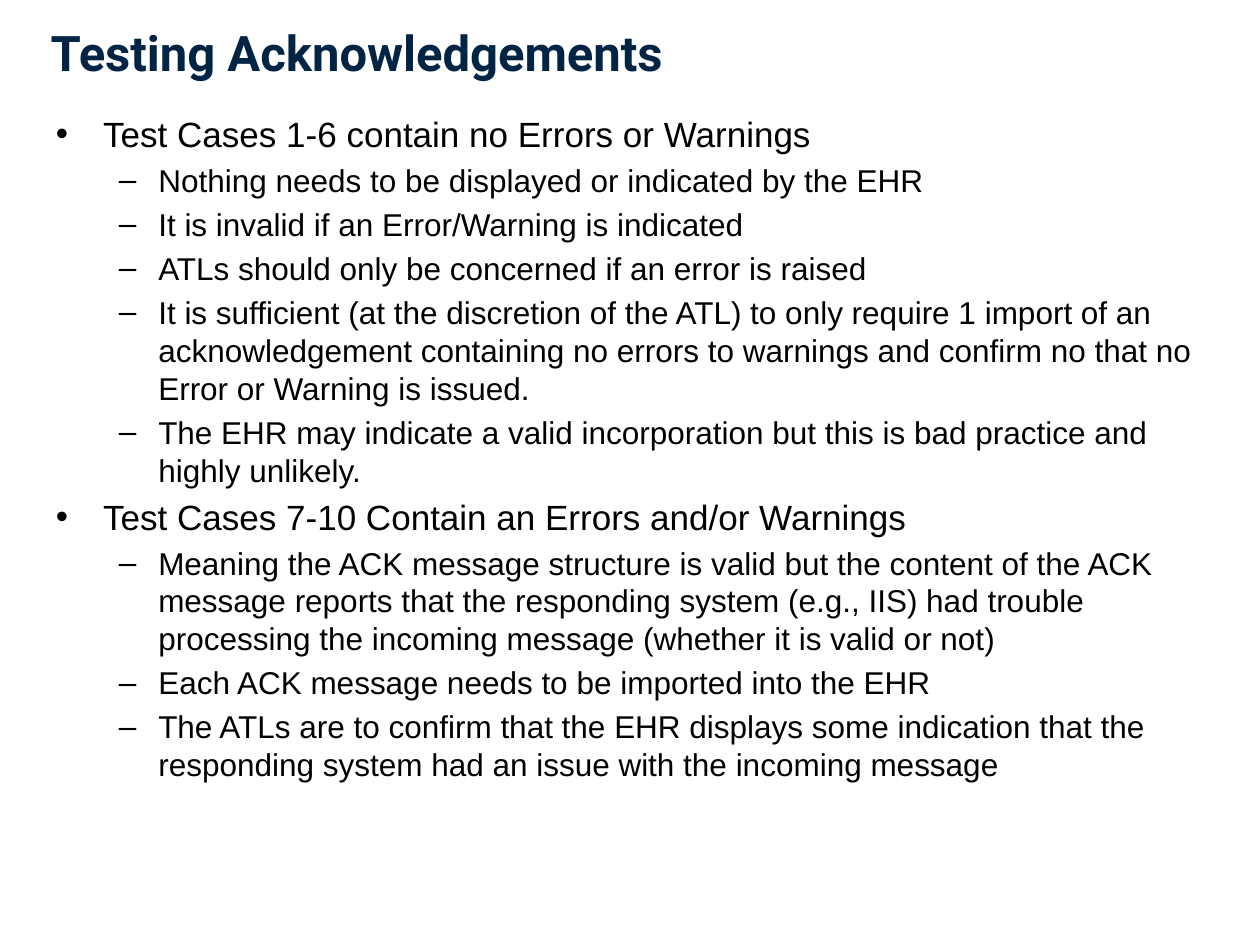
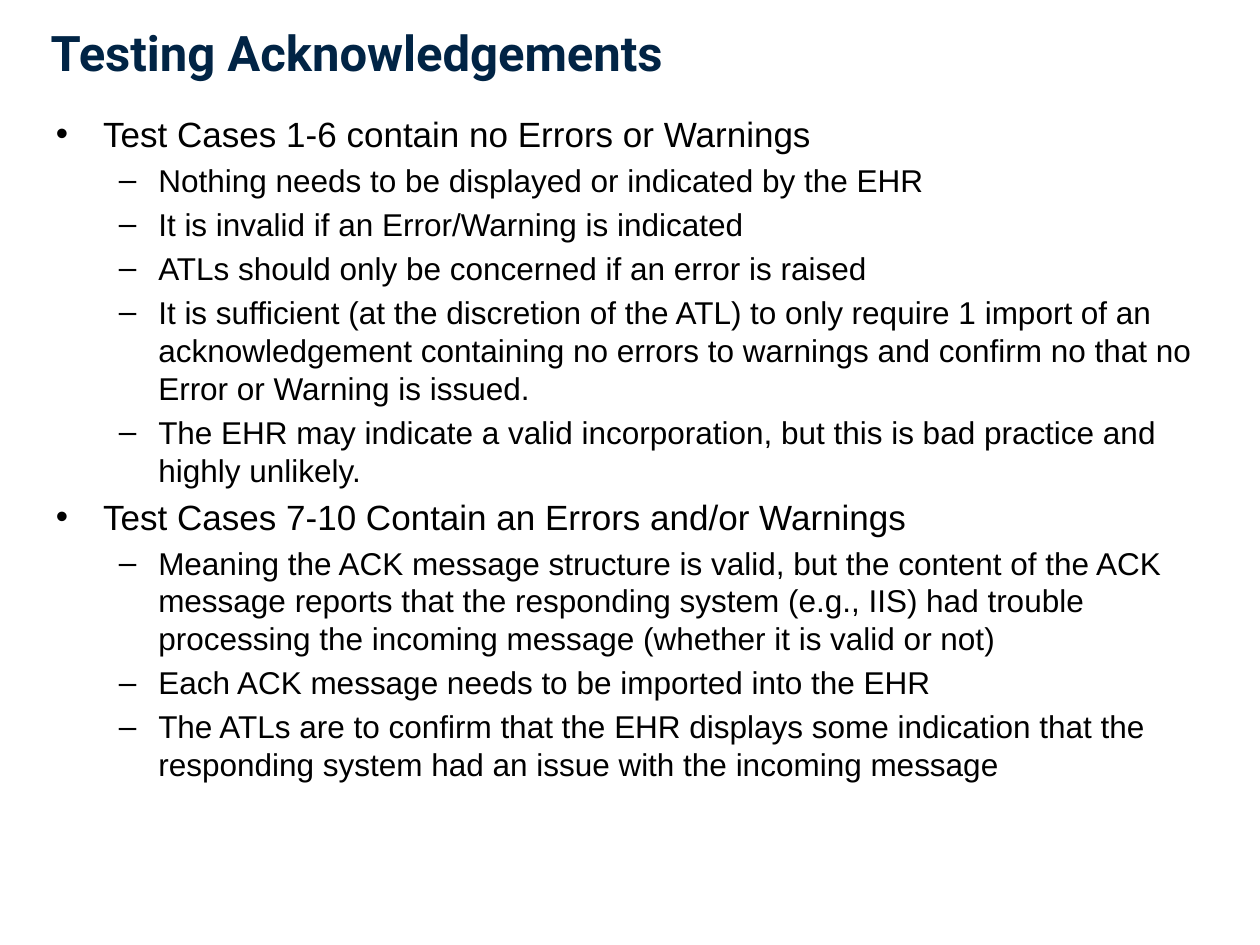
Before and after one commit to usnistgov/hit-iz-tool, a slide deck: slide 17 of hit-iz-resource/src/main/resources/Documentation/UserDocs/app/NIST-IZ-Tool-ATL-Training.pptx. Drawn at 1260x945 pixels with LibreOffice and Linux fonts; fonts in the diff are those of the drawing; background and template pictures are left out. Boxes give left, top, right and bottom in pixels: in the first picture for what was removed or moved away, otherwise in the second. Text is boxed around its words. In the diff, an @@ line names an element or a change of style, - is before the commit and + after.

```diff
--- a/hit-iz-resource/src/main/resources/Documentation/UserDocs/app/NIST-IZ-Tool-ATL-Training.pptx
+++ b/hit-iz-resource/src/main/resources/Documentation/UserDocs/app/NIST-IZ-Tool-ATL-Training.pptx
@@ text at box(158, 421, 1156, 488): text changed @@
-  – The EHR may indicate a valid incorporation but this is bad practice and highly unlikely.
+  – The EHR may indicate a valid incorporation, but this is bad practice and highly unlikely.
@@ text at box(158, 552, 1161, 656): text changed @@
-  – Meaning the ACK message structure is valid but the content of the ACK message reports that the responding system (e.g., IIS) had trouble processing the incoming message (whether it is valid or not)
+  – Meaning the ACK message structure is valid, but the content of the ACK message reports that the responding system (e.g., IIS) had trouble processing the incoming message (whether it is valid or not)
```
Also in this commit, not shown: 22 other slides changed, 19 other files.
